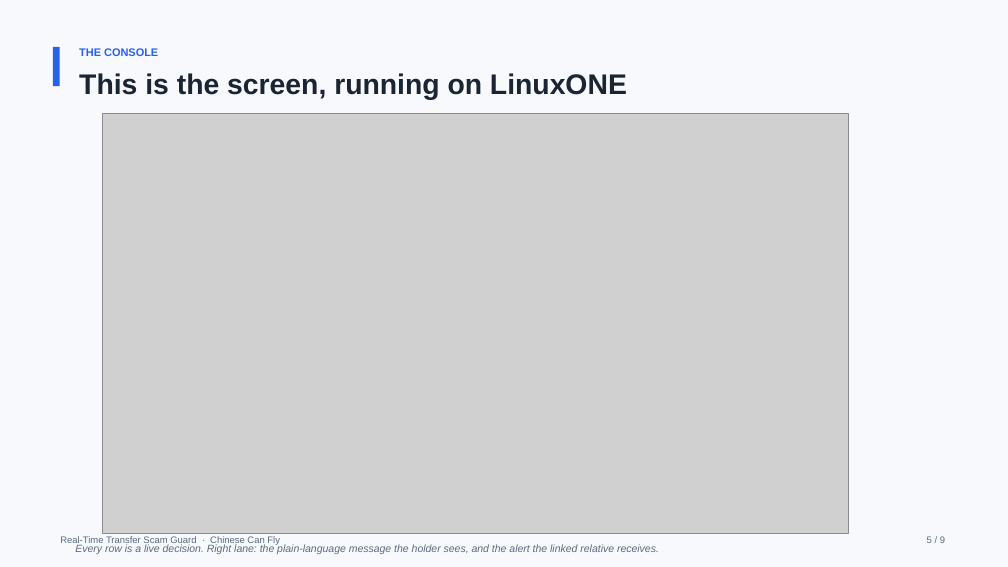
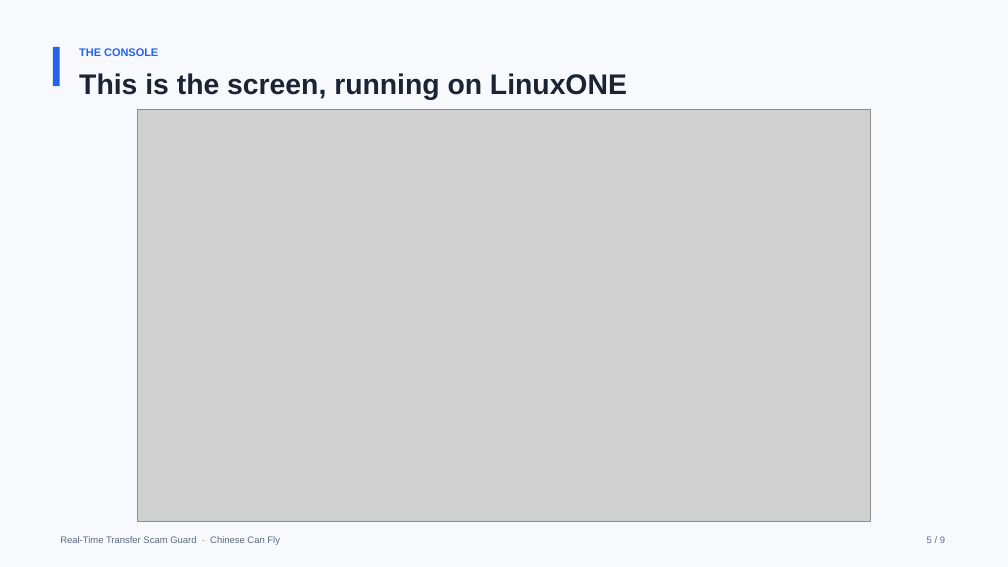
Before and after one commit to anvictor042-cyber/real-time-transfer-scam-guard, a slide deck: slide 5 of submission/pitch-deck.pptx. Drawn at 1008x567 pixels with LibreOffice and Linux fonts; fonts in the diff are those of the drawing; grey boxes stand for pictures. Boxes give left, top, right and bottom in pixels: in the first picture for what was removed or moved away, otherwise in the second. Text is boxed around its words. In the diff, an @@ line names an element or a change of style, - is before the commit and + after.

Commit message:
fix(deck): three layout defects found by rendering every page
Rendered all nine pages and found what only a visual check shows:

- p2: the third card title wrapped to two lines and collided with its
  body text. Shortened to one line.
- p4: the architecture image overflowed the slide by an inch and its
  caption sat on top of the diagram. The image also repeated the slide
  title and still said 35 ms. Regenerated without the duplicate title,
  corrected to 22 ms, and placed by height so it clears the footer.
- p5: the console caption overlapped the footer. Removed it and enlarged
  the screenshot.

```diff
--- a/submission/pitch-deck.pptx
+++ b/submission/pitch-deck.pptx
@@ picture: place and size @@
-picture at [102,113,848,533]
+picture at [138,110,870,522]
@@ text removed at [75,544,659,554] @@
-Every row is a live decision. Right lane: the plain-language message the holder sees, and the alert the linked relative receives.
```
Also in this commit, not shown: 2 other slides changed, 4 other files.
